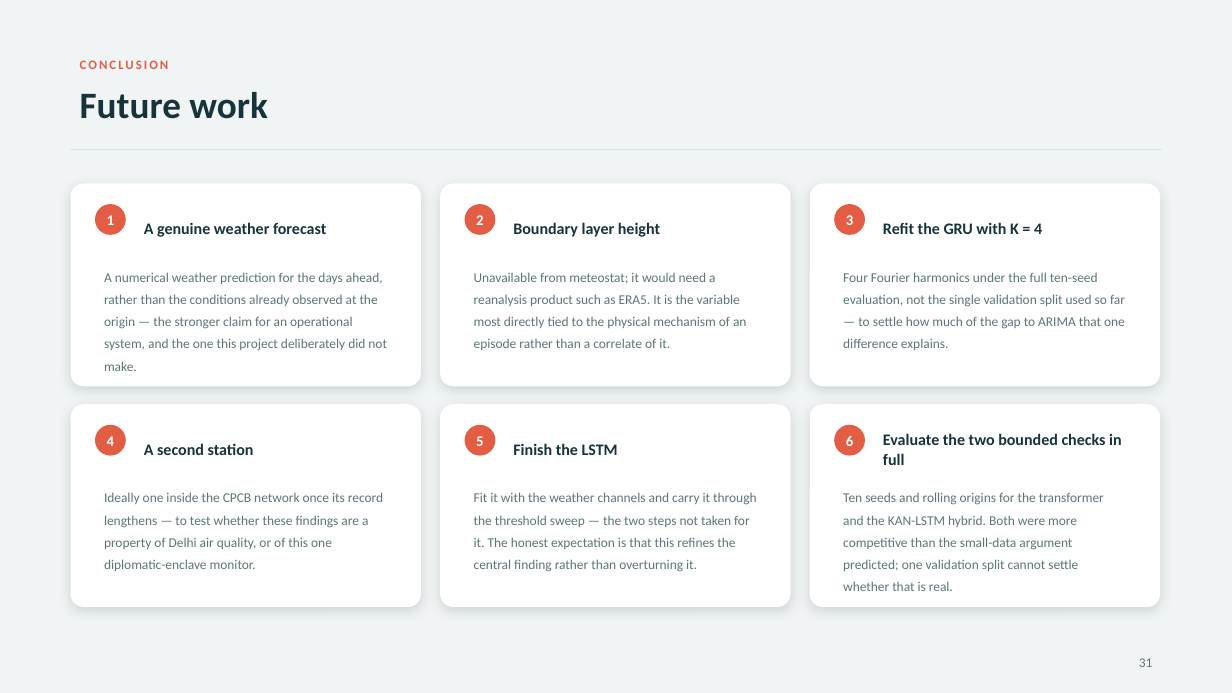
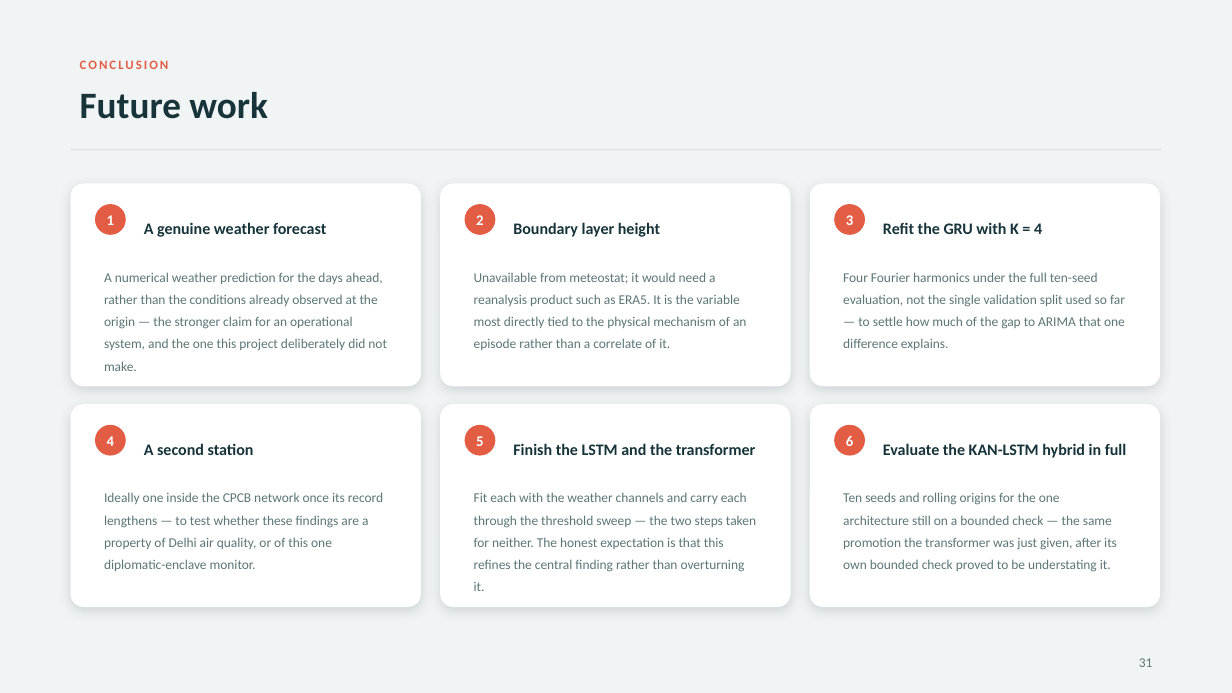
Before and after one commit to JC16092/mth5000-aqi-forecast, a slide deck: slide 31 of presentation/slides_v2.pptx. Drawn at 1232x693 pixels with LibreOffice and Linux fonts; fonts in the diff are those of the drawing. Boxes give left, top, right and bottom in pixels: in the first picture for what was removed or moved away, otherwise in the second. Text is boxed around its words. In the diff, an @@ line names an element or a change of style, - is before the commit and + after.

```diff
--- a/presentation/slides_v2.pptx
+++ b/presentation/slides_v2.pptx
@@ text at (513,443,756,455): text changed @@
-Finish the LSTM
+Finish the LSTM and the transformer
@@ text at (883,443,1127,458): text changed @@
-Evaluate the two bounded checks in full
+Evaluate the KAN-LSTM hybrid in full
@@ text at (474,492,756,591): text changed @@
-Fit it with the weather channels and carry it through the threshold sweep — the two steps not taken for it. The honest expectation is that this refines the central finding rather than overturning it.
+Fit each with the weather channels and carry each through the threshold sweep — the two steps taken for neither. The honest expectation is that this refines the central finding rather than overturning it.
@@ text at (843,492,1117,572): text changed @@
-Ten seeds and rolling origins for the transformer and the KAN-LSTM hybrid. Both were more competitive than the small-data argument predicted; one validation split cannot settle whether that is real.
+Ten seeds and rolling origins for the one architecture still on a bounded check — the same promotion the transformer was just given, after its own bounded check proved to be understating it.
```
Also in this commit, not shown: 7 other slides changed, 3 other files.
